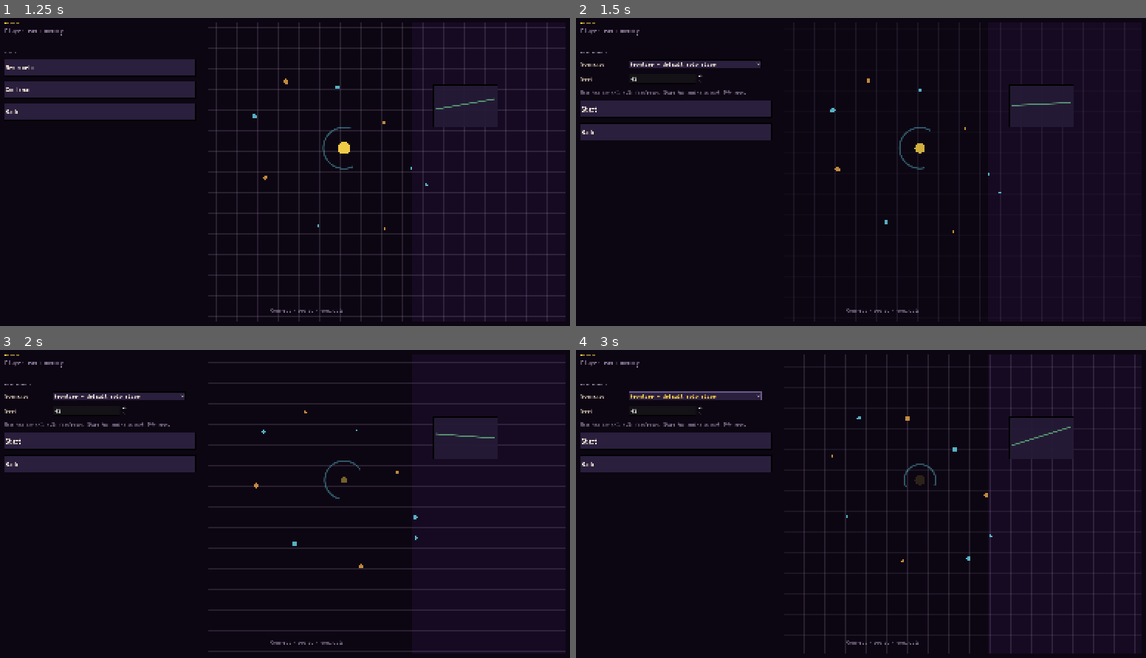
Above: before the commit, frames 1-4 (two rows, left to right).
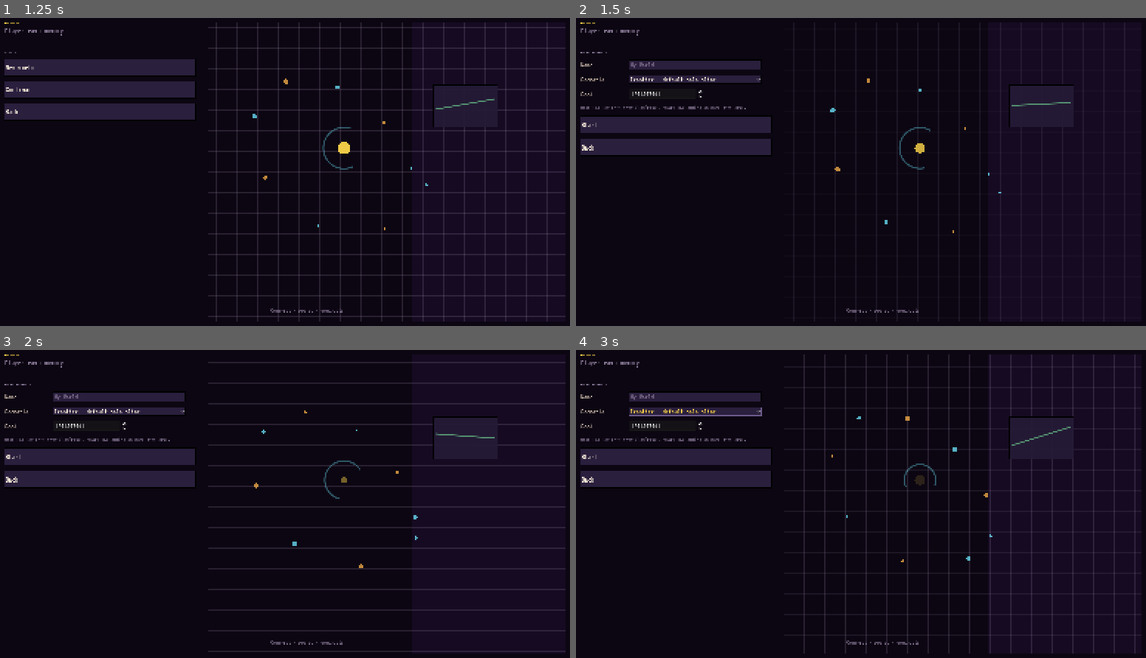
Above: after the commit, the same moments.

Repository: at6132/econ
Game: Godot game, scene res://scenes/GameHome.tscn
Same seed, same stepped clock (60 frames per second), same inputs: the game is played once before the commit and once after it.
Inputs:
- Up to frame 1 (1.25 s): click "Solo" at 0.5 s
- Up to frame 2 (1.5 s): click "New world" at 1.25 s
- Up to frame 3 (2 s): no input
- Up to frame 4 (3 s): click "Frontier — default solo slice" at 2 s; click "Frontier — default solo slice" at 2.75 s

Frame 1 is identical in both runs. In frame 2, 5.8% of the frame differs, in the area x 0-35%, y 14-45%; in frame 3, 5.8%; in frame 4, 6.1%, in the area x 0-35%, y 13-45%.

Commit message:
feat: world naming — name field on World, stored in save meta, shown in Continue menu
Co-authored-by: Cursor <cursoragent@cursor.com>

Diff:
--- a/realm_client/autoloads/API.gd
+++ b/realm_client/autoloads/API.gd
@@ -412,5 +412,8 @@
 	post_request("/persistence/load?path=%s" % relative_path.uri_encode(), {}, cb)
 
 
-func dev_reset(seed: int, scenario: String, cb: Callable) -> void:
-	post_request("/dev/reset?seed=%d&scenario=%s" % [int(seed), scenario.uri_encode()], {}, cb)
+func dev_reset(seed: int, scenario: String, cb: Callable, world_name: String = "") -> void:
+	var q := "/dev/reset?seed=%d&scenario=%s" % [int(seed), scenario.uri_encode()]
+	if not world_name.is_empty():
+		q += "&name=%s" % world_name.uri_encode()
+	post_request(q, {}, cb)
--- a/realm_client/scenes/GameHome.gd
+++ b/realm_client/scenes/GameHome.gd
@@ -23,6 +23,7 @@
 
 var _scenario_opt: OptionButton
 var _seed_spin: SpinBox
+var _name_edit: LineEdit
 var _footer: Label
 var _saves_scroll: ScrollContainer
 var _saves_vbox: VBoxContainer
@@ -140,6 +141,29 @@
 	var v := VBoxContainer.new()
 	v.add_theme_constant_override("separation", 14)
 	v.add_child(_menu_heading("New world"))
+
+	var row_name := HBoxContainer.new()
+	row_name.add_theme_constant_override("separation", 12)
+	var lname := Label.new()
+	lname.text = "Name"
+	lname.add_theme_color_override("font_color", RealmColors.DIM)
+	lname.custom_minimum_size.x = 120
+	if RealmFonts.font_body:
+		lname.add_theme_font_override("font", RealmFonts.font_body)
+		lname.add_theme_font_size_override("font_size", 20)
+	_name_edit = LineEdit.new()
+	_name_edit.placeholder_text = "My World"
+	_name_edit.custom_minimum_size.x = 360
+	_name_edit.max_length = 64
+	_name_edit.add_theme_stylebox_override("normal", RealmColors.style_btn_normal())
+	_name_edit.add_theme_color_override("font_color", RealmColors.TEXT)
+	_name_edit.add_theme_color_override("font_placeholder_color", RealmColors.MUTED)
+	if RealmFonts.font_body:
+		_name_edit.add_theme_font_override("font", RealmFonts.font_body)
+		_name_edit.add_theme_font_size_override("font_size", 20)
+	row_name.add_child(lname)
+	row_name.add_child(_name_edit)
+	v.add_child(row_name)
 
 	var row_sc := HBoxContainer.new()
 	row_sc.add_theme_constant_override("separation", 12)
@@ -175,7 +199,7 @@
 	_seed_spin = SpinBox.new()
 	_seed_spin.min_value = 0
 	_seed_spin.max_value = 2_147_483_647
-	_seed_spin.value = 42
+	_seed_spin.value = _roll_new_world_seed_spin()
 	_seed_spin.step = 1
 	_seed_spin.custom_minimum_size.x = 200
 	_style_primary_button(_seed_spin)
@@ -276,6 +300,18 @@
 	_panel_solo.visible = which == "solo"
 	_panel_new.visible = which == "new"
 	_panel_continue.visible = which == "continue"
+	if which == "new":
+		if is_instance_valid(_seed_spin):
+			_seed_spin.value = _roll_new_world_seed_spin()
+		if is_instance_valid(_name_edit):
+			_name_edit.text = ""
+
+
+func _roll_new_world_seed_spin() -> int:
+	## Uniform in ``[0, INT32_MAX]`` — matches ``SpinBox`` limits; no engine/API change.
+	var rng := RandomNumberGenerator.new()
+	rng.randomize()
+	return rng.randi_range(0, 2_147_483_647)
 
 
 func _on_coming_soon_pressed(feature: String) -> void:
@@ -316,8 +352,18 @@
 					continue
 				var d: Dictionary = row
 				var path: String = str(d.get("path", ""))
-				var nm: String = str(d.get("name", path))
-				var btn := _menu_button(nm + "  →  " + path, false)
+				var wname: String = str(d.get("world_name", ""))
+				var scenario: String = str(d.get("scenario_id", ""))
+				var tick: int = int(d.get("tick", 0))
+				var label: String
+				if not wname.is_empty():
+					label = wname
+					if not scenario.is_empty():
+						label += "  ·  %s" % scenario
+					label += "  ·  tick %d" % tick
+				else:
+					label = "%s  ·  %s  ·  tick %d" % [d.get("name", path), scenario, tick]
+				var btn := _menu_button(label, false)
 				btn.pressed.connect(_on_pick_save.bind(path))
 				_saves_vbox.add_child(btn)
 	)
@@ -357,6 +403,7 @@
 func _on_start_new_world() -> void:
 	var scenario: String = str(_scenario_opt.get_item_metadata(_scenario_opt.selected))
 	var seed_val := int(_seed_spin.value)
+	var wname: String = _name_edit.text.strip_edges() if is_instance_valid(_name_edit) else ""
 	_footer.text = ""
 
 	# Show creation screen overlay
@@ -380,7 +427,8 @@
 					_creation_screen.queue_free()
 					_creation_screen = null
 				_dialog.dialog_text = "World creation failed: %s" % str(data)
-				_dialog.popup_centered()
+				_dialog.popup_centered(),
+		wname,
 	)
 
 
Not shown, changed: engine/realm/api/persistence.py
Not shown, changed: engine/realm/api/routes_dev.py
Not shown, changed: engine/realm/api/serialization.py
Not shown, changed: engine/realm/world/serialization.py
Not shown, changed: engine/realm/world/world.py
